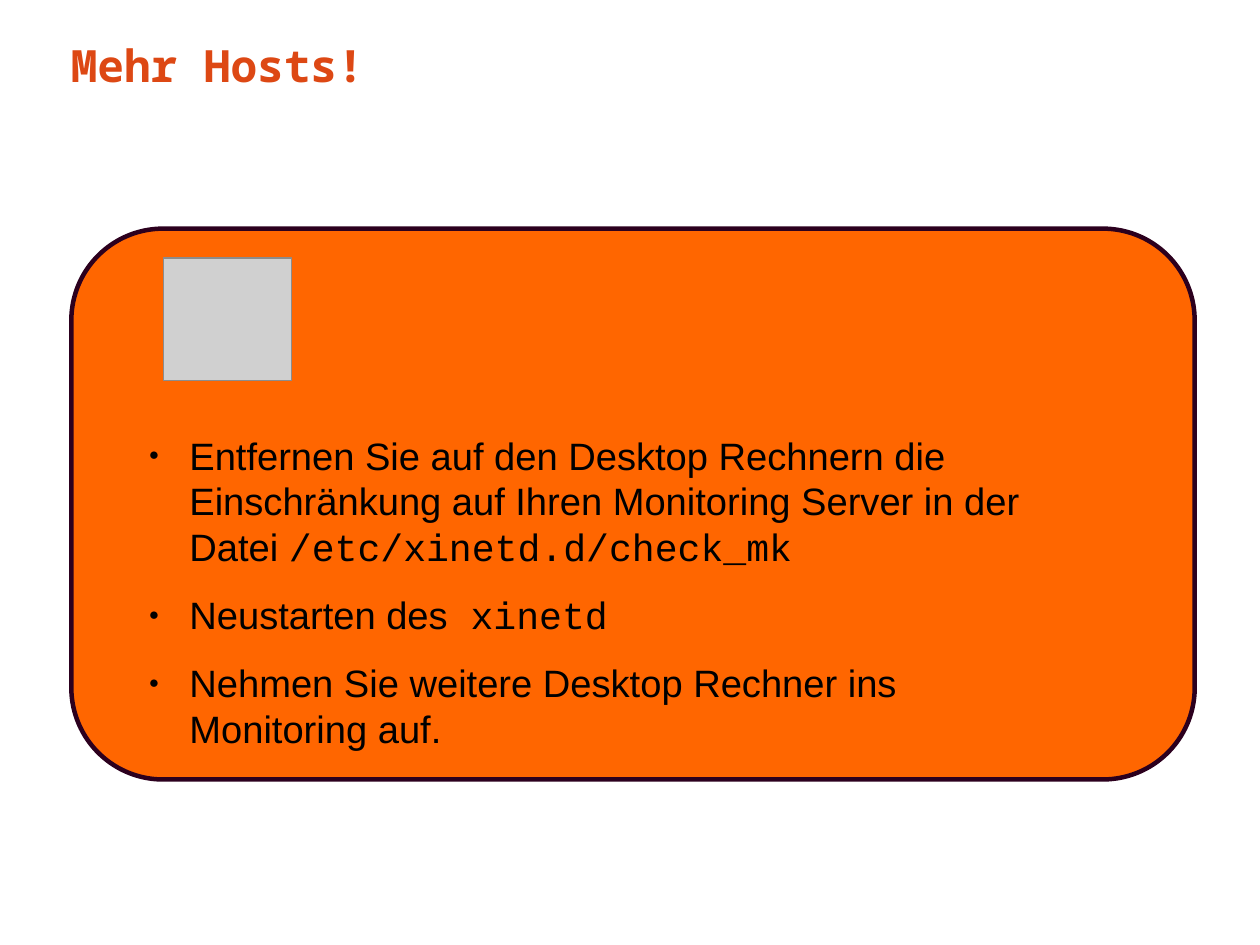
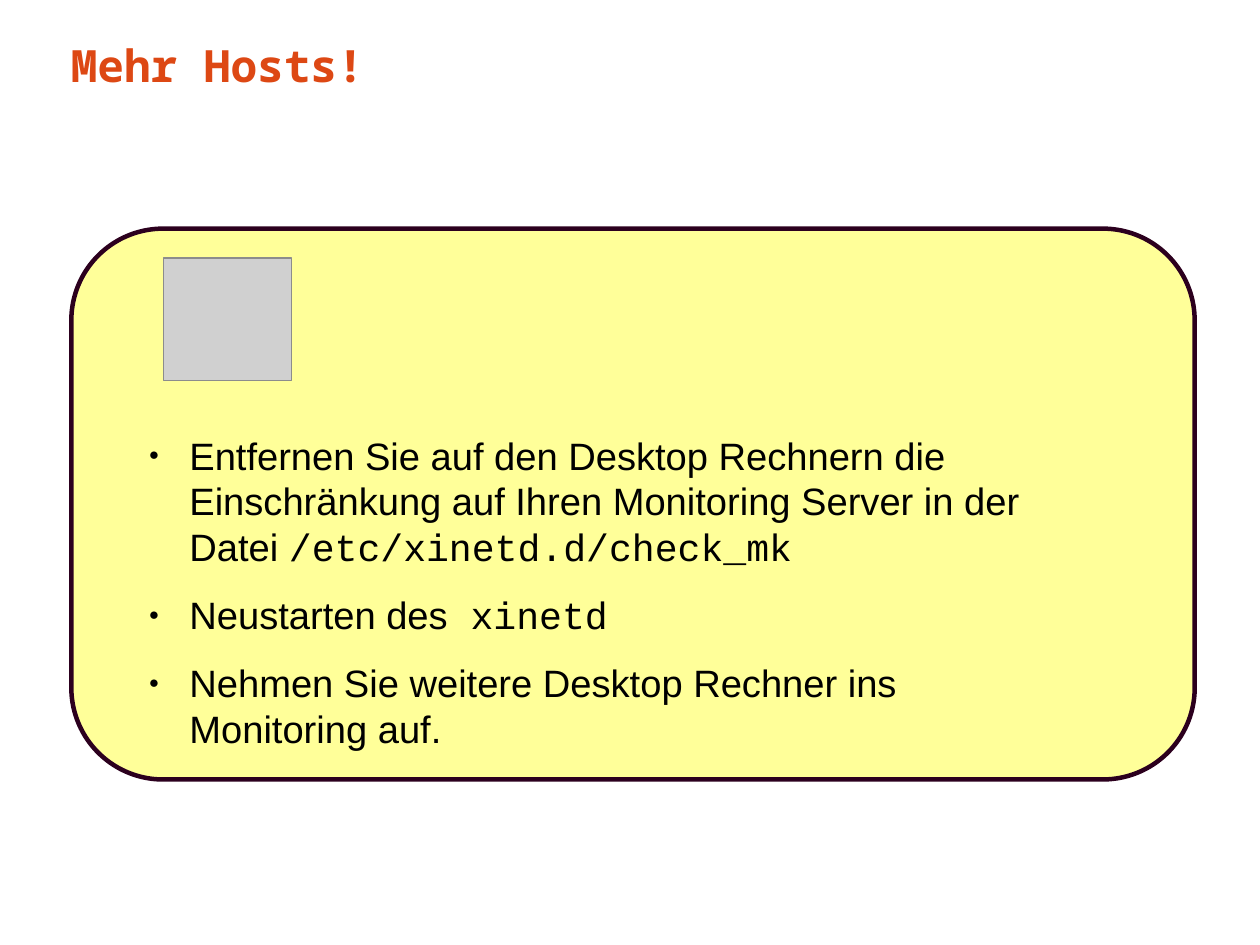
Before and after one commit to musikhuber/fobi-ES, a slide deck: slide 3 of material-OMD/praesentationen/020_omd_weitere_hosts_aufnehmen.odp. Drawn at 1260x945 pixels with LibreOffice and Linux fonts; fonts in the diff are those of the drawing; grey boxes stand for pictures. Boxes give left, top, right and bottom in pixels: in the first picture for what was removed or moved away, otherwise in the second. Text is boxed around its words. In the diff, an @@ line names an element or a change of style, - is before the commit and + after.

```diff
--- a/material-OMD/praesentationen/020_omd_weitere_hosts_aufnehmen.odp
+++ b/material-OMD/praesentationen/020_omd_weitere_hosts_aufnehmen.odp
@@ rounded rectangle at [71, 229, 1195, 780]: fill #FF6600 to #FFFF99 @@
```
Also in this commit, not shown: 1 other slide changed, 5 other files.
